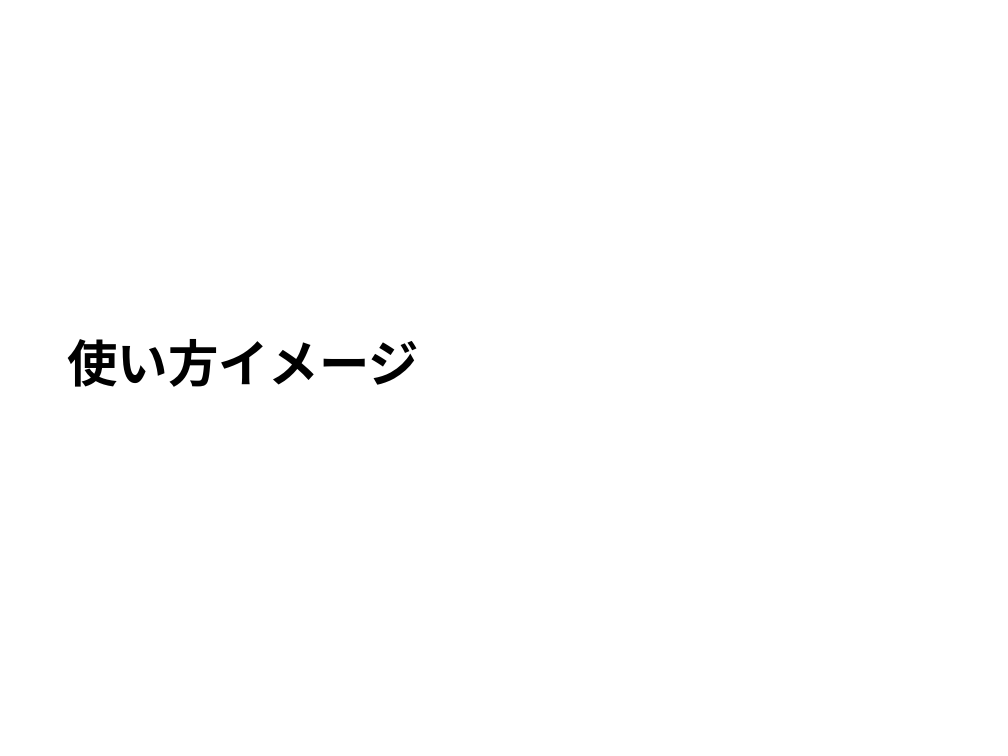
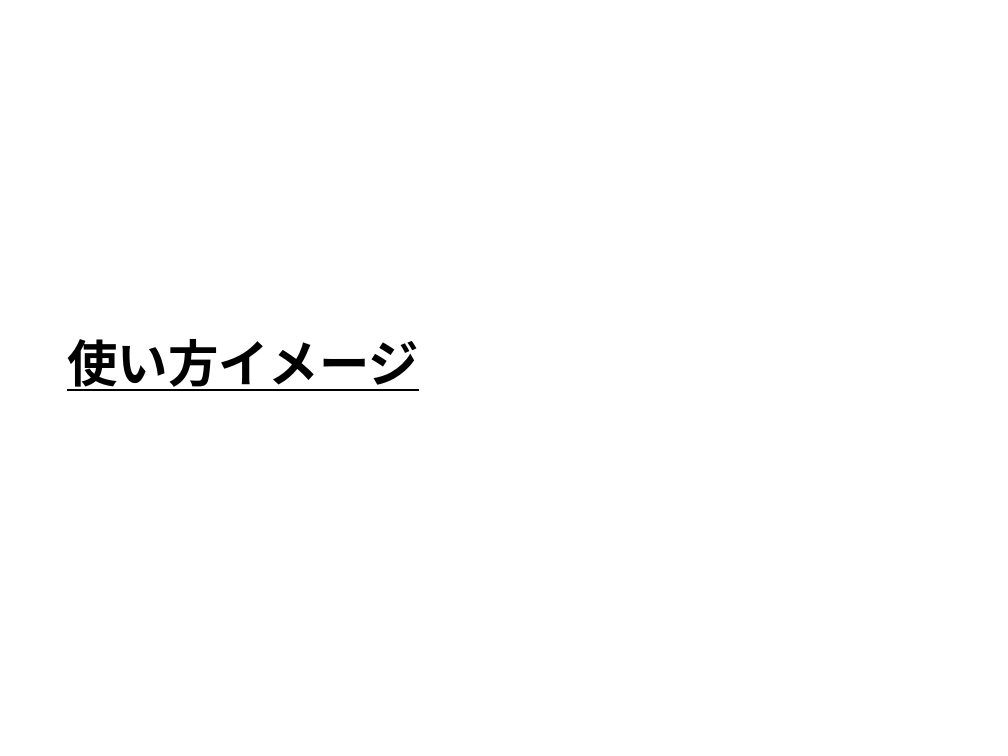
Before and after one commit to nvquocbao/LOC, a slide deck: slide 4 of 02_Requirement/Hackathon20161211.pptx. Drawn at 1008x756 pixels with LibreOffice and Linux fonts; fonts in the diff are those of the drawing. Boxes give left, top, right and bottom in pixels: in the first picture for what was removed or moved away, otherwise in the second. Text is boxed around its words. In the diff, an @@ line names an element or a change of style, - is before the commit and + after.

Commit message:
update slide

```diff
--- a/02_Requirement/Hackathon20161211.pptx
+++ b/02_Requirement/Hackathon20161211.pptx
@@ text "使い方イメージ" at (67, 339, 419, 391): underline on @@
```
Also in this commit, not shown: 5 slides added.
